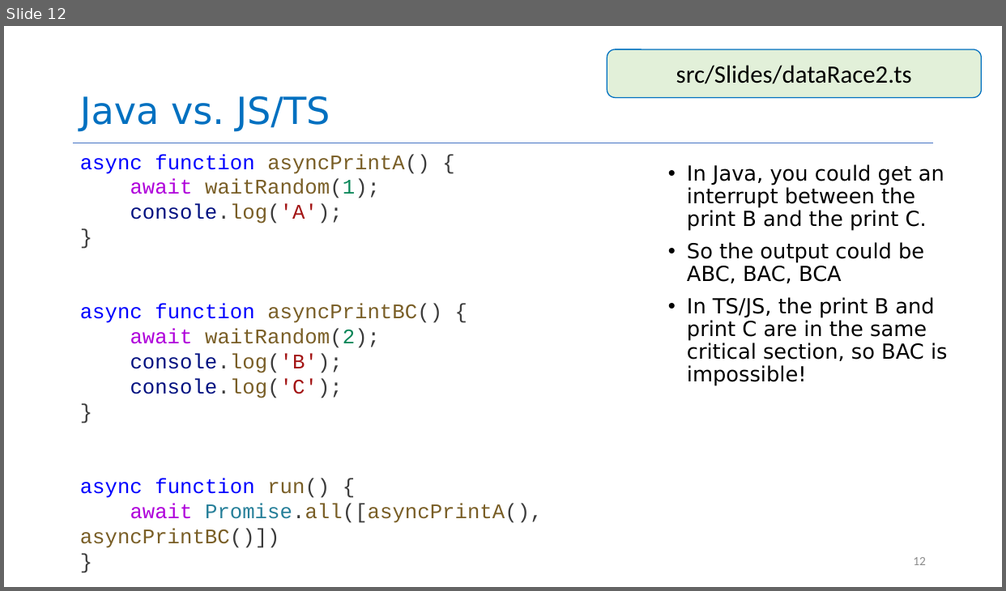
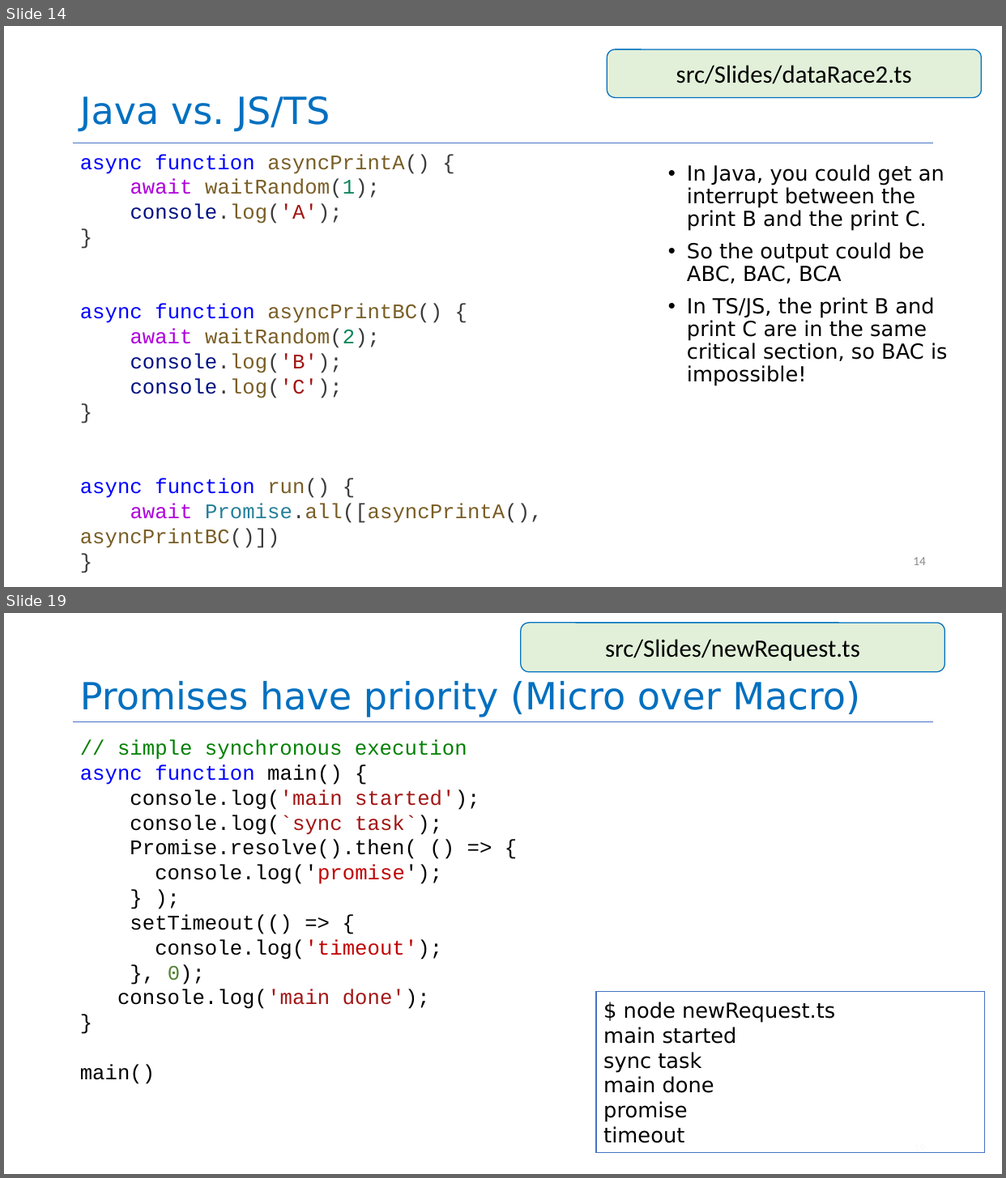
Before and after one commit to neu-se/CS4530-Summer-2026, a slide deck: Slides/Module 08 Concurrency Patterns in Typescript.pptx. Shown one above the other, each under a label of ours: slide 12 before the commit, slides 14 and 19 after it; the slides between them are not shown. The pictures are 1006x591 and 1006x1178 pixels, drawn with LibreOffice and Linux fonts; fonts in the diff are those of the drawing. Boxes give left, top, right and bottom in pixels: in the first picture for what was removed or moved away, otherwise in the second. Text is boxed around its words. In the diff, an @@ line names an element or a change of style, - is before the commit and + after.

Commit message:
tweaked async slides with new examples

```diff
--- a/Slides/Module 08 Concurrency Patterns in Typescript.pptx
+++ b/Slides/Module 08 Concurrency Patterns in Typescript.pptx
@@ slide 19 added at (4, 613, 1002, 1174), background #FFFFFF @@
@@ rounded rectangle added at (521, 623, 945, 672), fill #E2F0D9, outline #0070C0 1 pt, 24 pt, text #000000 @@
+src/Slides/newRequest.ts
@@ title added at (80, 681, 860, 717), 36 pt, text #0070C0 @@
+Promises have priority (Micro over Macro)
@@ line added from (73, 722) to (934, 722), #4472C4 0.5 pt @@
@@ text added at (80, 739, 479, 1084), 20 pt, text #000000 @@
+// simple synchronous execution
+async function main() {
+console.log('main started');
+console.log(`sync task`);
+Promise.resolve().then( () => {
+console.log('promise');
+} );
+setTimeout(() => {
+console.log('timeout');
+}, 0);
+console.log('main done');
+}
+main()
@@ rectangle added at (596, 992, 985, 1153), fill #FFFFFF at 96% opacity, outline #4472C4 1 pt, 20 pt, text #000000 @@
+$ node newRequest.ts
+main started
+sync task
+main done
+promise
+timeout
@@ page number added at (913, 1152, 926, 1153), 12 pt, text #8C8C8C @@
+19
@@ what was slide 12 is now slide 14 @@
@@ page number at (913, 557, 926, 565): text changed @@
-12
+14
```
Also in this commit, not shown: 6 slides changed, 5 other slides added, 1 other file.
